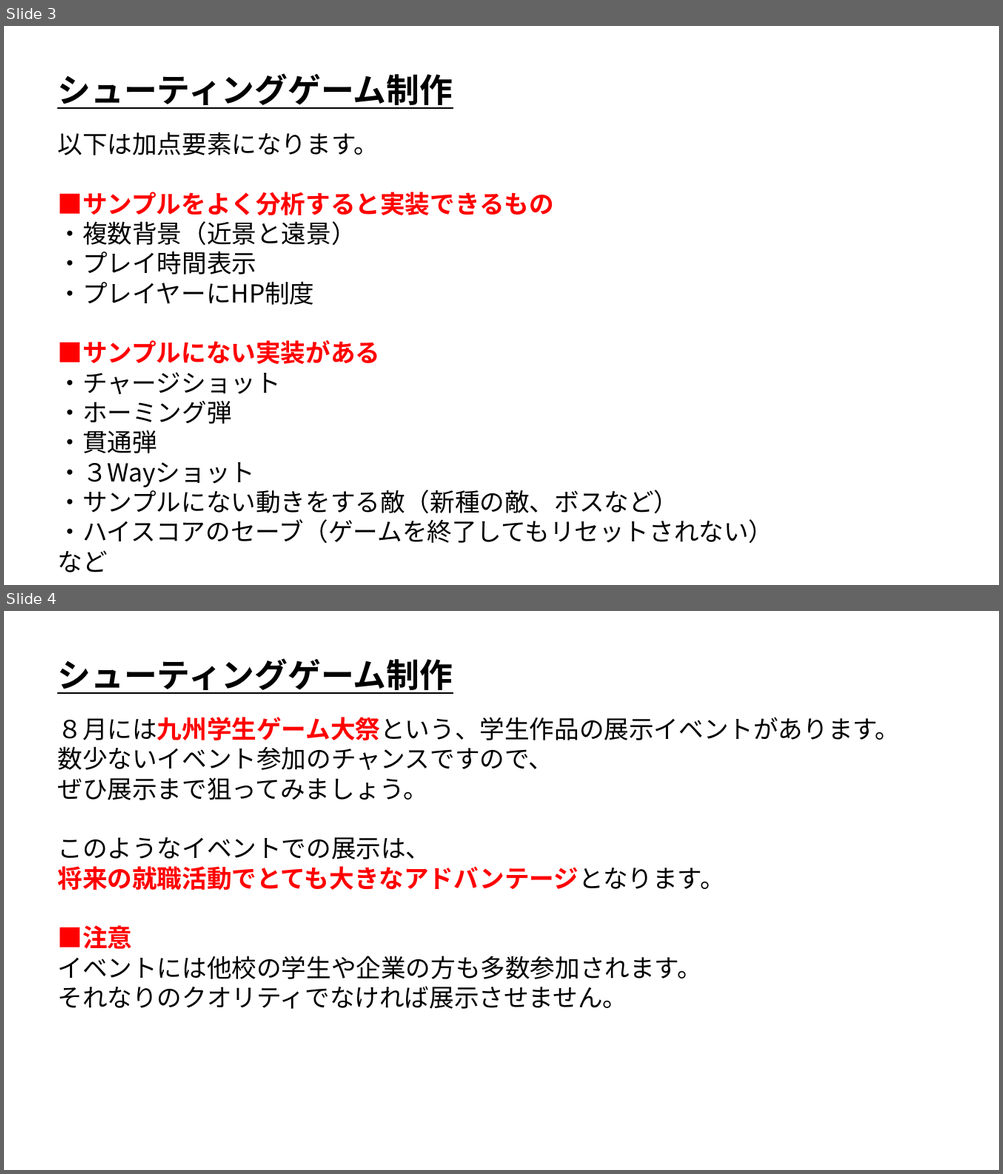
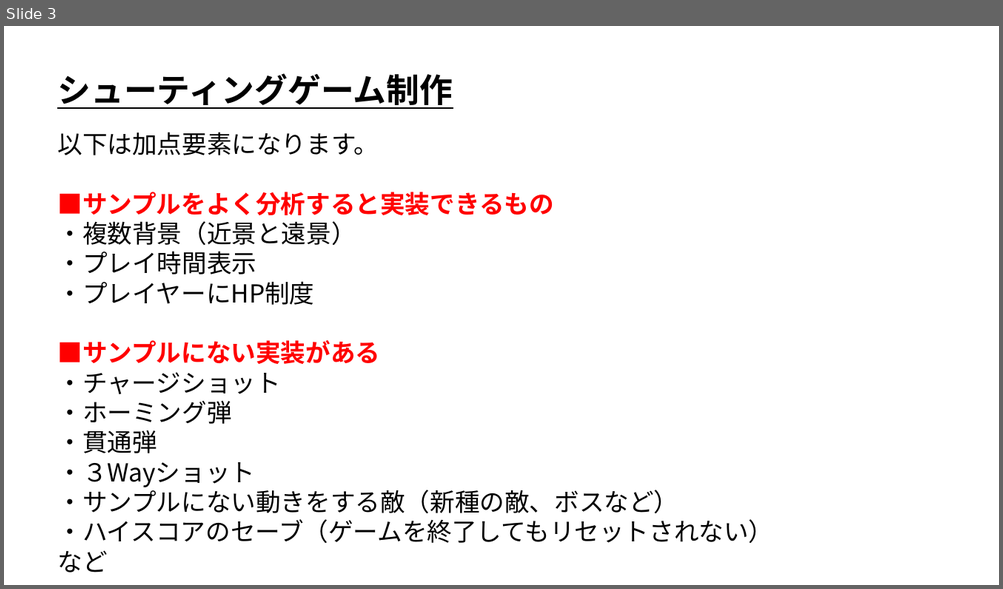
Before and after one commit to ArakiYusuke-Ohara/Textbook, a slide deck: ゲーム科1年/00_前期/ゲームプログラミングⅡ/05_シューティングゲーム制作.pptx. Shown one above the other, each under a label of ours: slides 3 and 4 before the commit, slide 3 after it. The pictures are 1003x1174 and 1003x589 pixels, drawn with LibreOffice and Linux fonts; fonts in the diff are those of the drawing. Boxes give left, top, right and bottom in pixels: in the first picture for what was removed or moved away, otherwise in the second. Text is boxed around its words. In the diff, an @@ line names an element or a change of style, - is before the commit and + after.

```diff
--- a/ゲーム科1年/00_前期/ゲームプログラミングⅡ/05_シューティングゲーム制作.pptx
+++ b/ゲーム科1年/00_前期/ゲームプログラミングⅡ/05_シューティングゲーム制作.pptx
@@ slide 4 removed at <box>4,611,999,1170</box>, background #FFFFFF @@
@@ text removed at <box>57,658,452,694</box> @@
-シューティングゲーム制作
@@ text removed at <box>58,717,900,1009</box> @@
-８月には九州学生ゲーム大祭という、学生作品の展示イベントがあります。
-数少ないイベント参加のチャンスですので、
-ぜひ展示まで狙ってみましょう。
-このようなイベントでの展示は、
-将来の就職活動でとても大きなアドバンテージとなります。
-■注意
-イベントには他校の学生や企業の方も多数参加されます。
-それなりのクオリティでなければ展示させません。
```
Also in this commit, not shown: 1 other slide removed, 2 other files.
